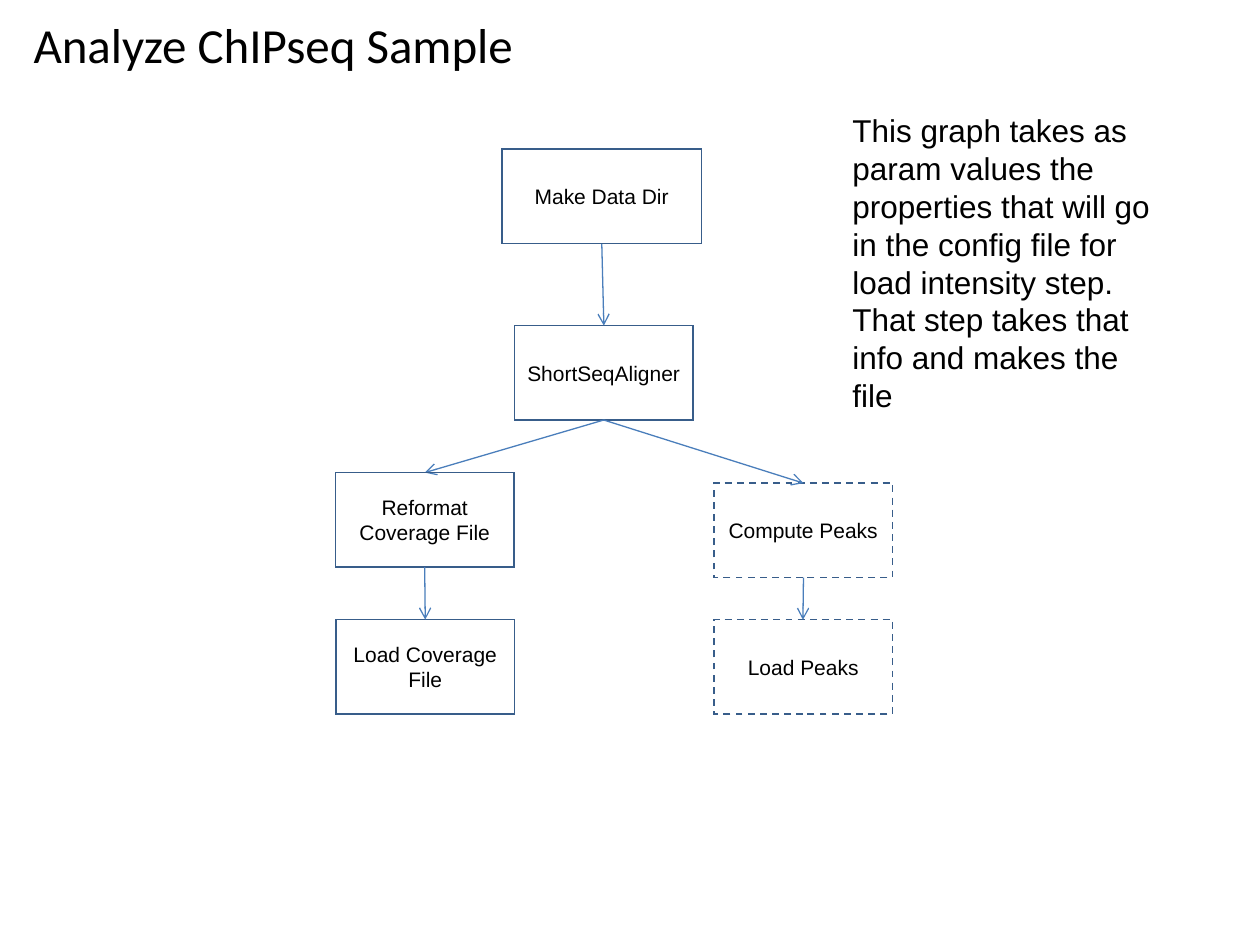
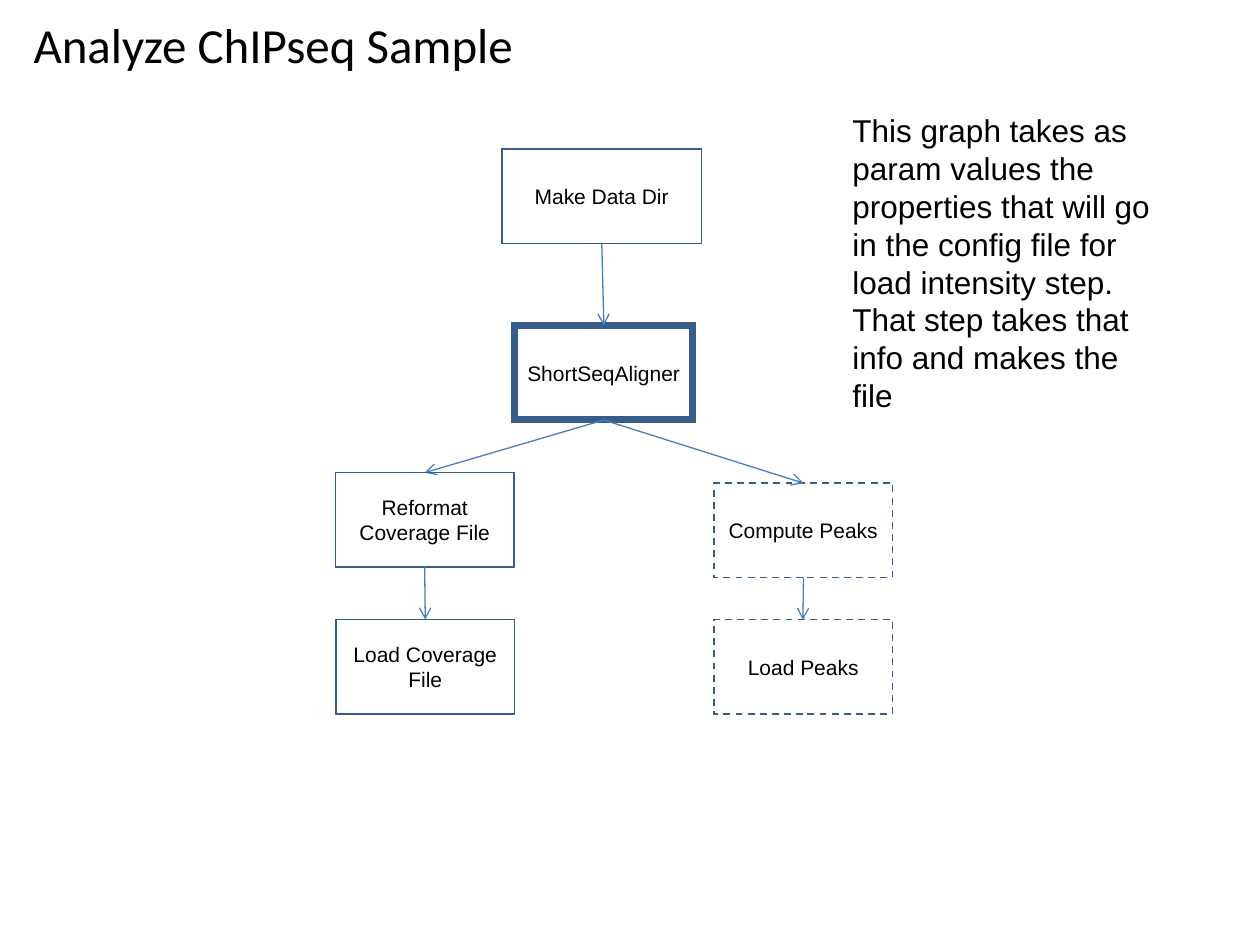
Before and after one commit to VEuPathDB/ApiCommonWorkflow, a slide deck: slide 50 of Main/doc/IntegratedWorkflow.ppt. Drawn at 1260x945 pixels with LibreOffice and Linux fonts; fonts in the diff are those of the drawing. Boxes give left, top, right and bottom in pixels: in the first picture for what was removed or moved away, otherwise in the second. Text is boxed around its words. In the diff, an @@ line names an element or a change of style, - is before the commit and + after.

```diff
--- a/Main/doc/IntegratedWorkflow.ppt
+++ b/Main/doc/IntegratedWorkflow.ppt
@@ rectangle "ShortSeqAligner" at (514, 325, 693, 420): outline #385D8A 0.99 pt to #385D8A 4 pt @@
```
Also in this commit, not shown: 2 other slides changed.
